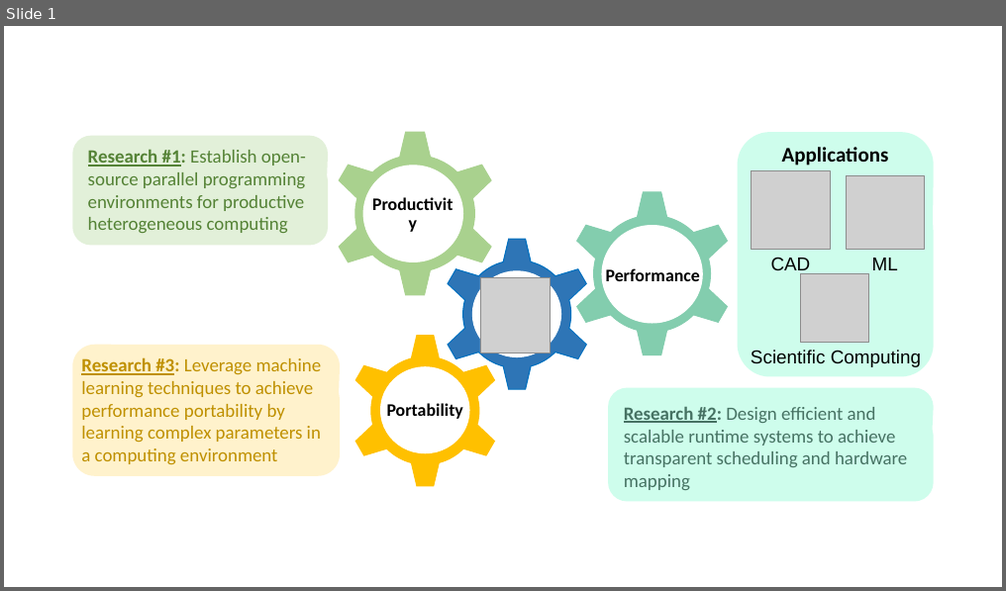
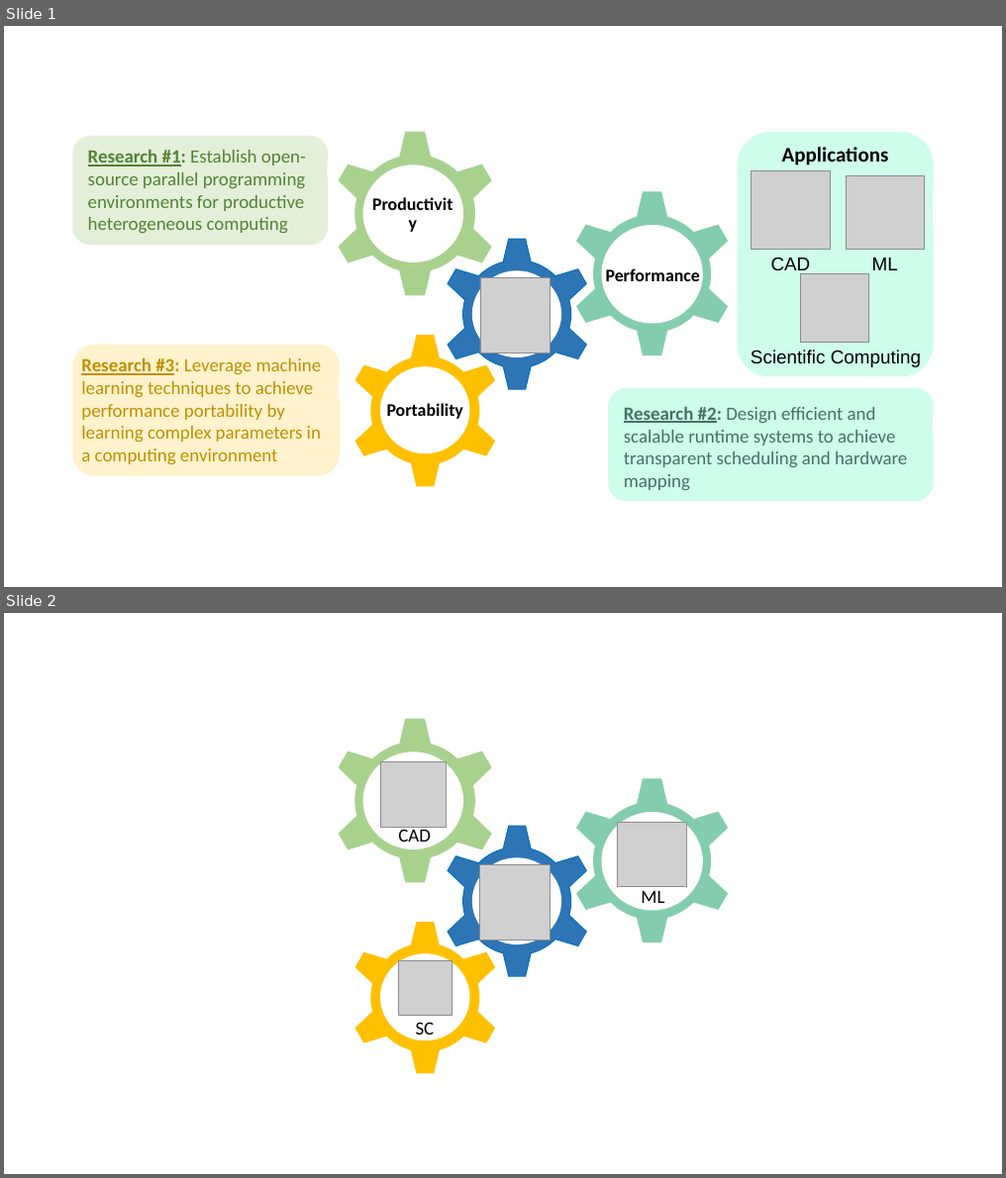
Before and after one commit to tsung-wei-huang/tsung-wei-huang.github.io, a slide deck: images/respic/research_overview.pptx. Shown one above the other, each under a label of ours: slide 1 before the commit, slides 1 and 2 after it. The pictures are 1006x591 and 1006x1178 pixels, drawn with LibreOffice and Linux fonts; fonts in the diff are those of the drawing; grey boxes stand for pictures. Boxes give left, top, right and bottom in pixels: in the first picture for what was removed or moved away, otherwise in the second. Text is boxed around its words. In the diff, an @@ line names an element or a change of style, - is before the commit and + after.

```diff
--- a/images/respic/research_overview.pptx
+++ b/images/respic/research_overview.pptx
@@ slide 2 added at box(4, 613, 1002, 1174), background #FFFFFF @@
@@ gear added at box(331, 717, 500, 884), fill #A9D18E, outline #A9D18E 1 pt @@
@@ ellipse added at box(363, 753, 463, 849), fill #FFFFFF, outline #FFFFFF 1 pt @@
@@ picture added at box(380, 761, 447, 827) @@
@@ gear added at box(568, 777, 736, 945), fill #83CDAE, outline #83CDAE 1 pt @@
@@ ellipse added at box(602, 813, 703, 910), fill #FFFFFF, outline #FFFFFF 1 pt @@
@@ text added at box(398, 827, 431, 848), 18 pt, text #000000 @@
+CAD
@@ gear added at box(440, 824, 594, 978), fill #2E75B6, outline #0070C0 1 pt @@
@@ picture added at box(617, 822, 687, 887) @@
@@ ellipse added at box(472, 859, 561, 945), fill #FFFFFF, outline #FFFFFF 1 pt @@
@@ picture added at box(479, 865, 549, 940) @@
@@ text added at box(641, 891, 664, 903), 18 pt, text #000000 @@
+ML
@@ gear added at box(349, 921, 503, 1075), fill #FFC000, outline #FFC000 1 pt @@
@@ ellipse added at box(380, 955, 469, 1041), fill #FFFFFF, outline #FFFFFF 1 pt @@
@@ picture added at box(399, 961, 452, 1015) @@
@@ text added at box(416, 1022, 435, 1041), 18 pt, text #000000 @@
+SC
```
Also in this commit, not shown: 1 slide removed, 1 other file.
